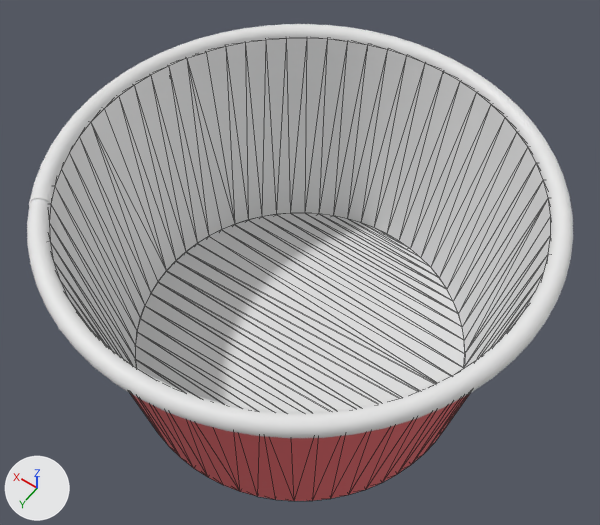
What one commit did to the glTF model threejs/IceCreamCup/3oz/3d/scene.gltf.
The view is the same before and after, from a 50 mm lens placed at (-0.476, 0.667, 1.283), pointed at (0.008, -0.011, 0.218). Every picture has the same lights, and +X, +Y and +Z are marked at lower left. Mesh edges are drawn as thin lines on the coarser meshes. Vertices at the same position are counted once.
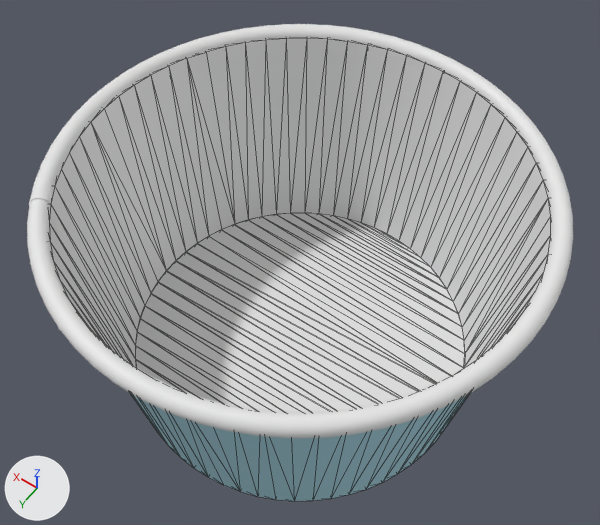
The edits, one by one:
Picture 'texture' (img_texture) is new.
In material 'Material.002' (mat_material_002), base_color is no longer (0.8, 0.136, 0.147), red #e7676b.
In material 'Material.002' (mat_material_002), texture is now set to img_texture.
me_circle_001 has 384 vertices, 764 faces and spans x -0.36..0.36, y -0.36..0.36, z 0.0..0.4.
me_circle_001 is used by ob_circle; location (0.0, 0.0, 0.0).
me_circle_001 part 1: 456 kept faces spanning x -0.36..0.36, y -0.36..0.36, z 0.0..0.4 get new texture (UV) coordinates.

Boxes [x1, y1, x2, y2] around the edits, measured in the pictures (600 x 525 px):
'Circle', surface changed (brown to cyan): [130, 46, 469, 501] in both
part 1 of me_circle_001, surface changed (brown to cyan): [130, 393, 469, 501] in both
